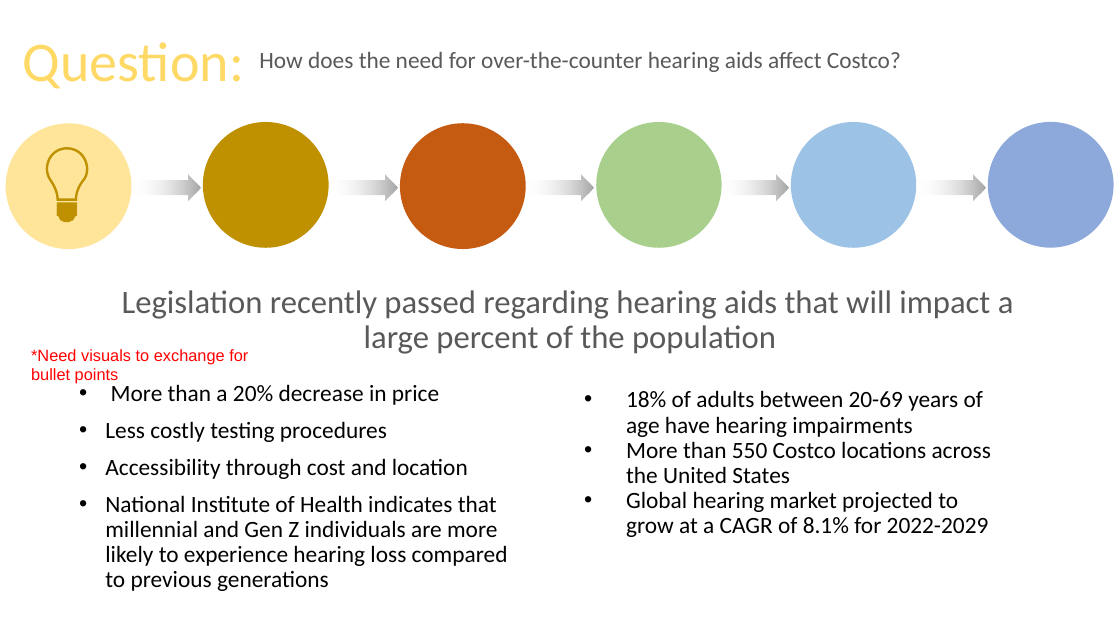
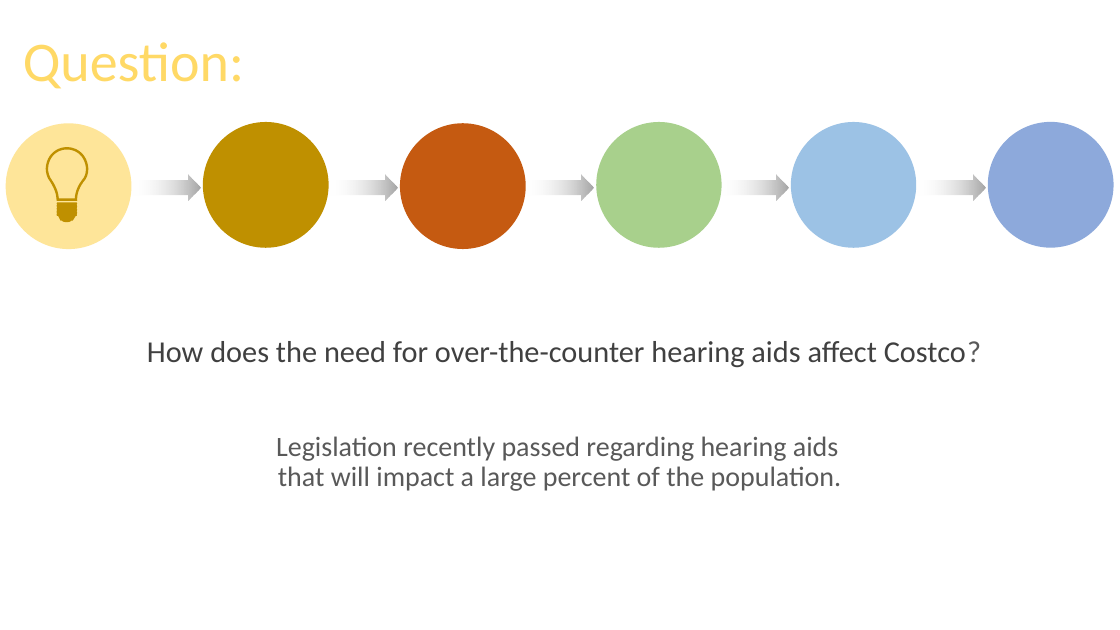
Before and after one commit to JaxWil24/Hearing_Aid_Accessibility, a slide deck: slide 2 of Presentation/FP_Powerpoint.pptx. Drawn at 1120x630 pixels with LibreOffice and Linux fonts; fonts in the diff are those of the drawing. Boxes give left, top, right and bottom in pixels: in the first picture for what was removed or moved away, otherwise in the second. Text is boxed around its words. In the diff, an @@ line names an element or a change of style, - is before the commit and + after.

```diff
--- a/Presentation/FP_Powerpoint.pptx
+++ b/Presentation/FP_Powerpoint.pptx
@@ text "How does the need for ...": place and size @@
-text "How does the need for ..." at (259,52,901,72)
+text "How does the need for ..." at (147,341,982,367)
@@ text "How does the need for ..." at (147,341,982,367): size 20 to 26 pt, text colour #595959 to #404040 @@
@@ text removed at (31,349,248,384) @@
-*Need visuals to exchange for bullet points
@@ text removed at (105,384,508,591) @@
-• More than a 20% decrease in price
-• Less costly testing procedures
-• Accessibility through cost and location
-• National Institute of Health indicates that millennial and Gen Z individuals are more likely to experience hearing loss compared to previous generations
@@ text removed at (626,390,991,537) @@
-• 18% of adults between 20-69 years of age have hearing impairments
-• More than 550 Costco locations across the United States
-• Global hearing market projected to grow at a CAGR of 8.1% for 2022-2029
@@ text at (276,436,841,491): text changed; size 28 to 24 pt @@
-Legislation recently passed regarding hearing aids that will impact a large percent of the population
+Legislation recently passed regarding hearing aids that will impact a large percent of the population.
```
Also in this commit, not shown: 3 other slides changed, 2 slides added, 2 slides removed.
